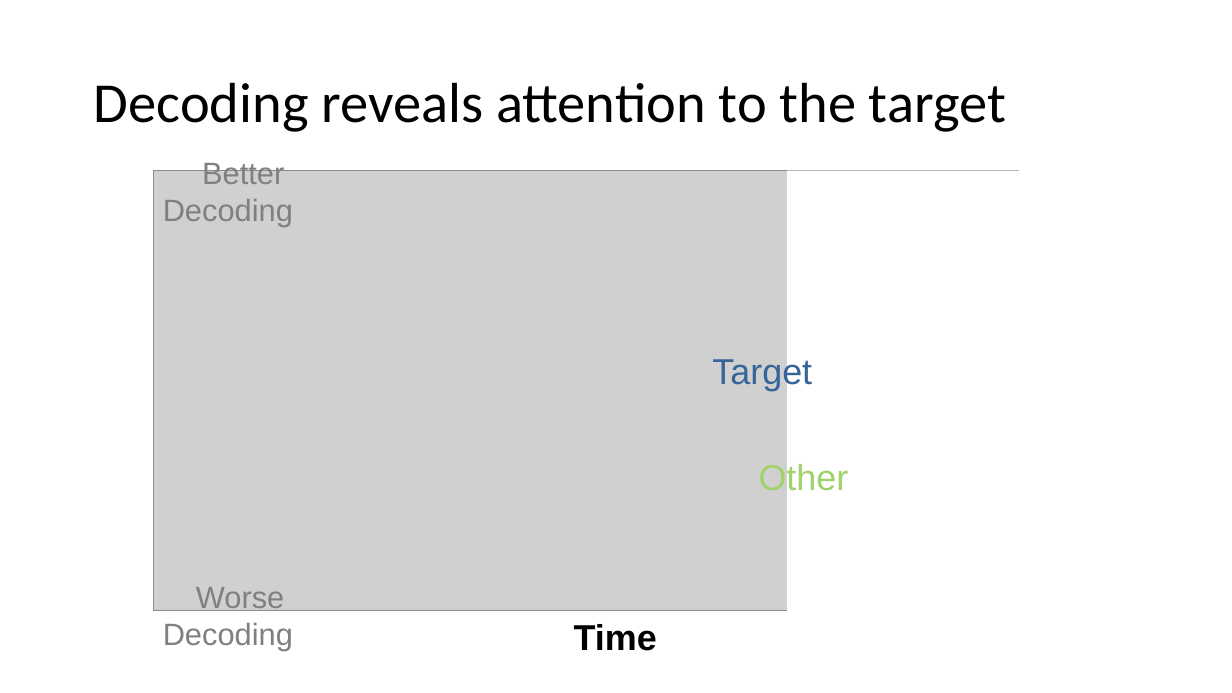
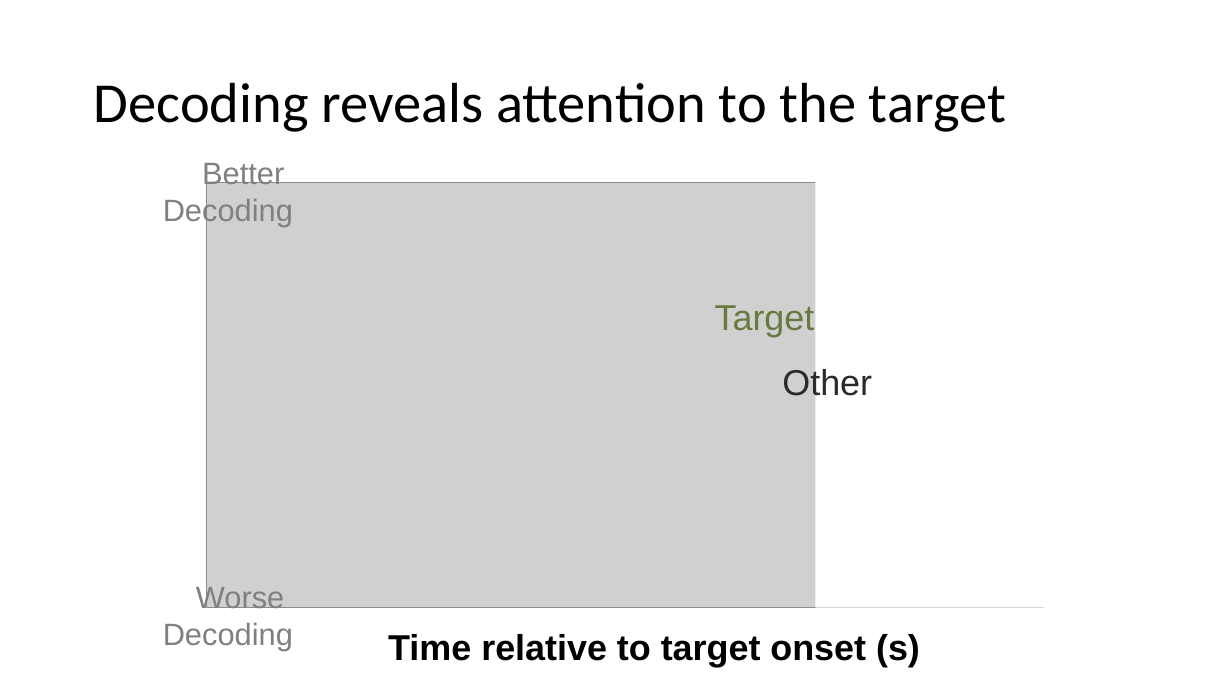
Before and after one commit to haberdashPI/german_track, a slide deck: slide 67 of presentations/ARO_2021/adapting_auditory_attention.pptx (slide 73 before the commit). Drawn at 1232x693 pixels with LibreOffice and Linux fonts; fonts in the diff are those of the drawing; grey boxes stand for pictures. Boxes give left, top, right and bottom in pixels: in the first picture for what was removed or moved away, otherwise in the second. Text is boxed around its words. In the diff, an @@ line names an element or a change of style, - is before the commit and + after.

```diff
--- a/presentations/ARO_2021/adapting_auditory_attention.pptx
+++ b/presentations/ARO_2021/adapting_auditory_attention.pptx
@@ rectangle: place and size @@
-rectangle at box(787, 171, 1194, 656)
+rectangle at box(815, 171, 1194, 608)
@@ picture: place and size @@
-picture at box(153, 171, 1019, 610)
+picture at box(207, 183, 1043, 608)
@@ text "Target": place and size @@
-text "Target" at box(712, 356, 812, 391)
+text "Target" at box(715, 305, 815, 337)
@@ text "Target" at box(715, 305, 815, 337): text colour #356599 to #687A3D @@
@@ text "Other": place and size @@
-text "Other" at box(759, 464, 849, 491)
+text "Other" at box(782, 367, 872, 402)
@@ text "Other" at box(782, 367, 872, 402): text colour #A0D26C to #2C2B2C @@
@@ text removed at box(574, 624, 657, 651) @@
-Time
@@ text added at box(388, 634, 920, 667), 28 pt, text #000000, bold @@
+Time relative to target onset (s)
```
Also in this commit, not shown: 29 other slides changed, 15 slides added, 8 slides removed.
